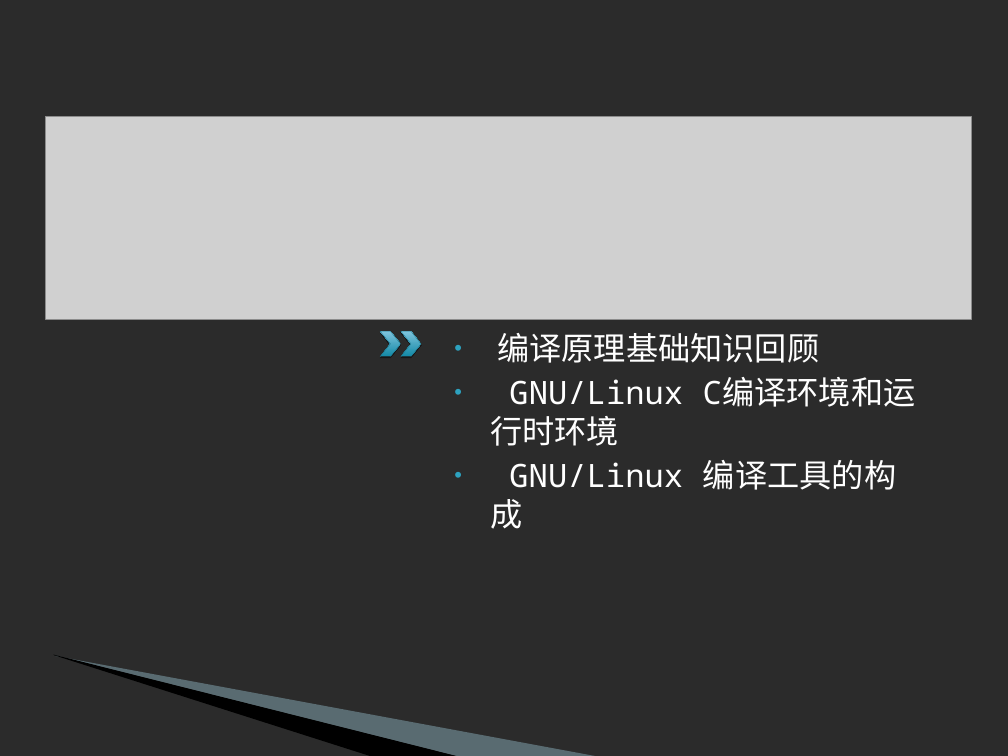
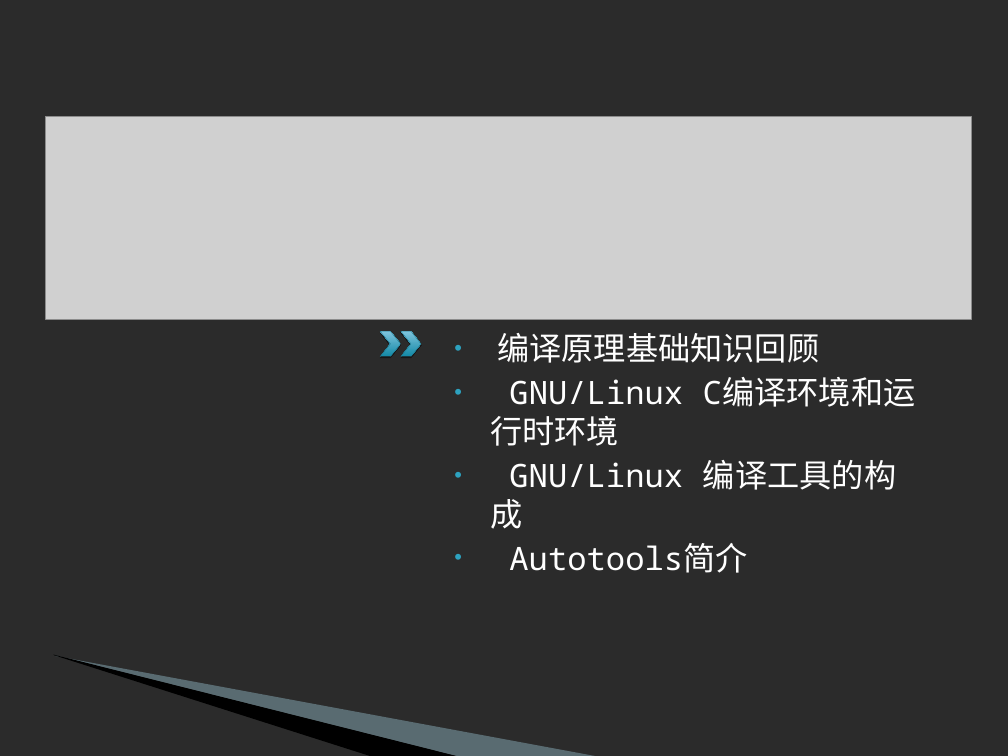
Before and after one commit to L3w1s-L1u/_outline, a slide deck: slide 3 of Embedded_2015/第三章_Linux交叉编译环境.ppt. Drawn at 1008x756 pixels with LibreOffice and Linux fonts; fonts in the diff are those of the drawing; grey boxes stand for pictures; background and template pictures are left out; a plain dark background stands for a picture behind light text. Boxes give left, top, right and bottom in pixels: in the first picture for what was removed or moved away, otherwise in the second. Text is boxed around its words. In the diff, an @@ line names an element or a change of style, - is before the commit and + after.

```diff
--- a/Embedded_2015/第三章_Linux交叉编译环境.ppt
+++ b/Embedded_2015/第三章_Linux交叉编译环境.ppt
@@ text at [509,543,748,573]: paragraph added @@
+• Autotools简介
```
Also in this commit, not shown: 3 other slides changed, 5 slides added.
